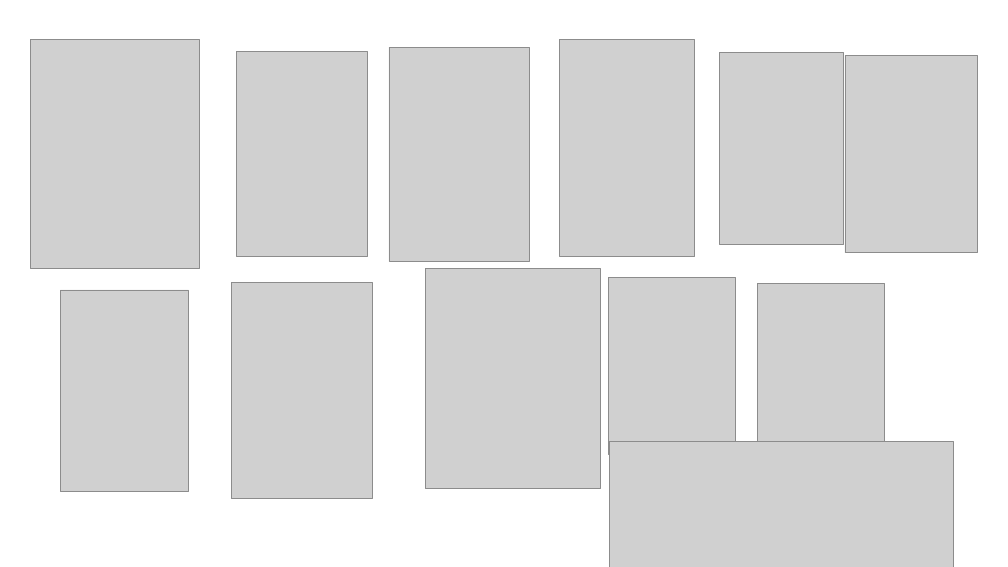
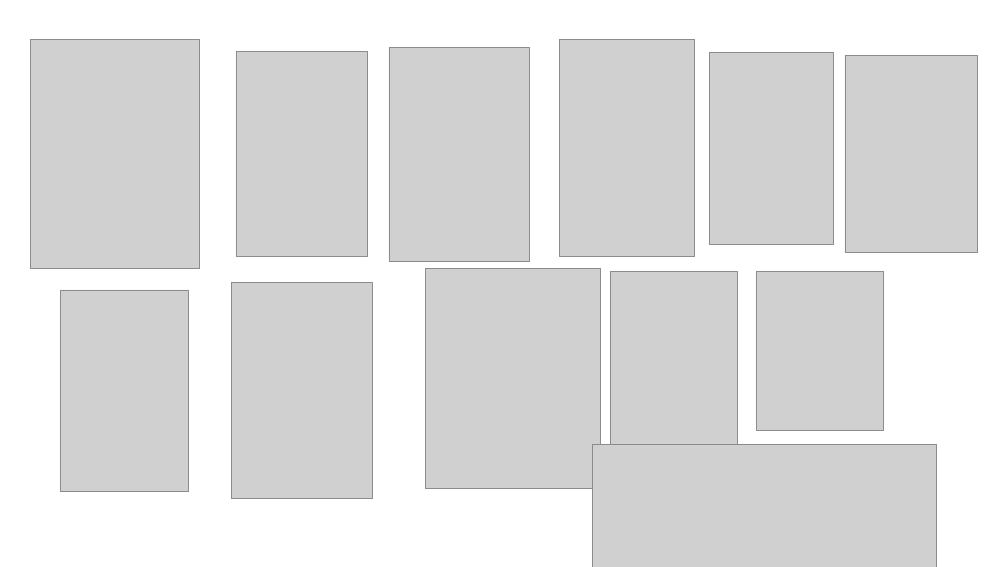
Before and after one commit to rafaelem2/AmongOoof, a slide deck: slide 3 of personagens sem fundo.pptx. Drawn at 1008x567 pixels with LibreOffice and Linux fonts; fonts in the diff are those of the drawing; grey boxes stand for pictures. Boxes give left, top, right and bottom in pixels: in the first picture for what was removed or moved away, otherwise in the second. Text is boxed around its words. In the diff, an @@ line names an element or a change of style, - is before the commit and + after.

```diff
--- a/personagens sem fundo.pptx
+++ b/personagens sem fundo.pptx
@@ picture: place and size @@
-picture at (719, 52, 843, 244)
+picture at (709, 52, 833, 244)
@@ picture: place and size @@
-picture at (609, 278, 736, 454)
+picture at (610, 272, 737, 449)
@@ picture: place and size @@
-picture at (758, 284, 885, 442)
+picture at (757, 272, 884, 431)
@@ picture: place and size @@
-picture at (609, 441, 954, 567)
+picture at (592, 445, 936, 567)
```
Also in this commit, not shown: 1 other slide changed, 10 other files.
